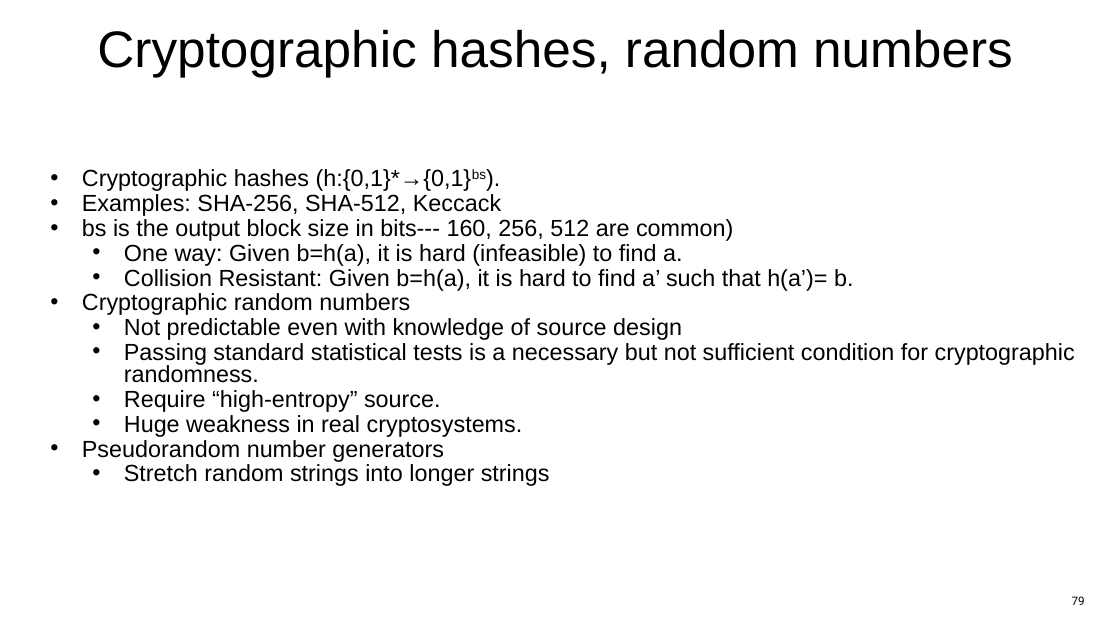
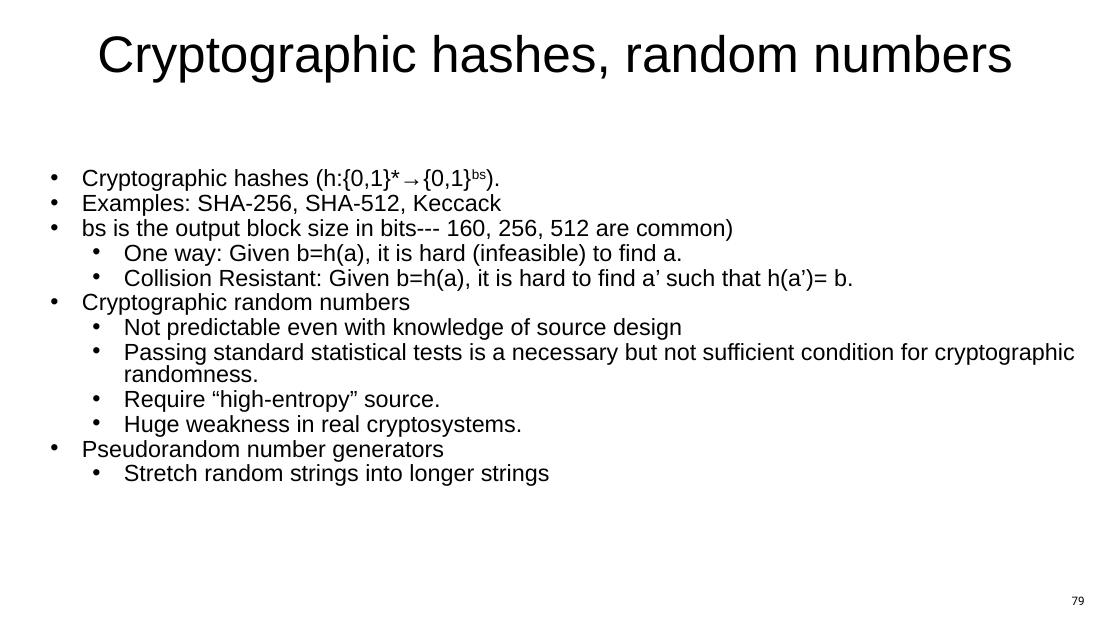
Before and after one commit to jlmucb/class_notes, a slide deck: slide 79 of IoT/pptx/IoTSoftwareNetworking.pptx. Drawn at 1120x630 pixels with LibreOffice and Linux fonts; fonts in the diff are those of the drawing. Boxes give left, top, right and bottom in pixels: in the first picture for what was removed or moved away, otherwise in the second. Text is boxed around its words. In the diff, an @@ line names an element or a change of style, - is before the commit and + after.

```diff
--- a/IoT/pptx/IoTSoftwareNetworking.pptx
+++ b/IoT/pptx/IoTSoftwareNetworking.pptx
@@ title "Cryptographic hashes, random numbers": place and size @@
-title "Cryptographic hashes, random numbers" at [97, 29, 1013, 77]
+title "Cryptographic hashes, random numbers" at [97, 34, 1013, 82]
```
Also in this commit, not shown: 17 other slides changed, 1 other file.
